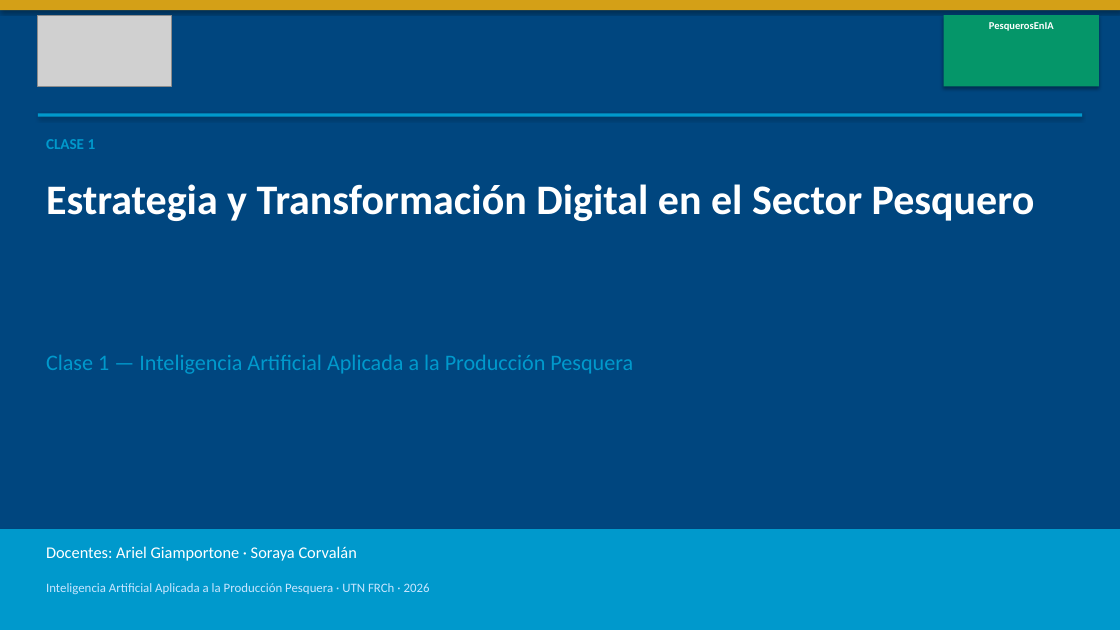
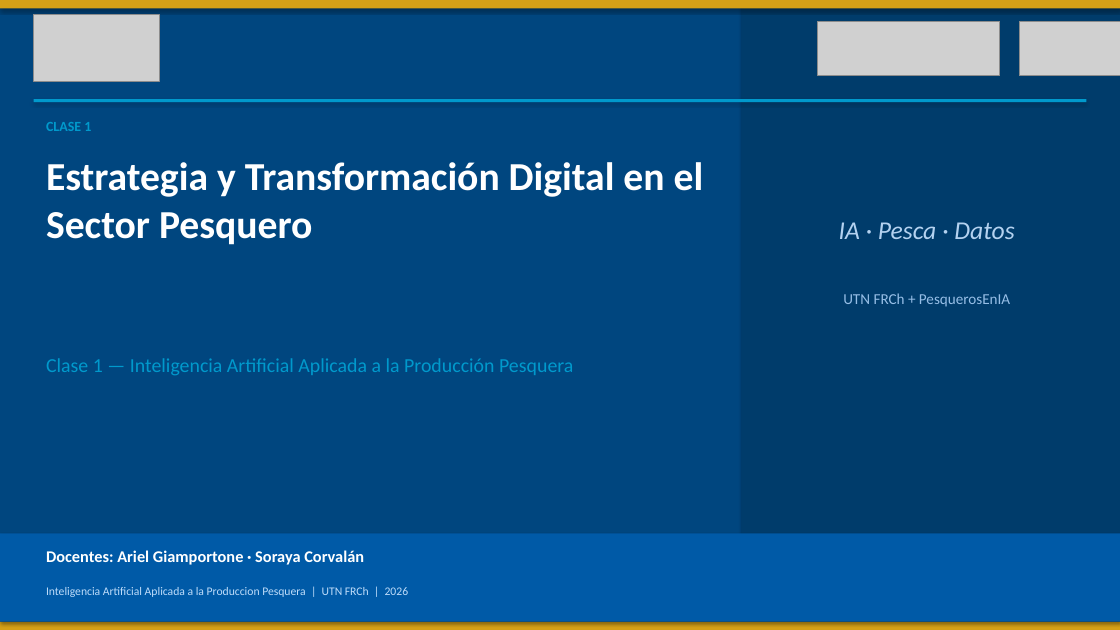
Before and after one commit to PesquerosEnIA/curso-ia-produccion-pesquera, a slide deck: slide 1 of clase_01_estrategia_transformacion/slides/slides_clase01.pptx. Drawn at 1120x630 pixels with LibreOffice and Linux fonts; fonts in the diff are those of the drawing; grey boxes stand for pictures. Boxes give left, top, right and bottom in pixels: in the first picture for what was removed or moved away, otherwise in the second. Text is boxed around its words. In the diff, an @@ line names an element or a change of style, - is before the commit and + after.

```diff
--- a/clase_01_estrategia_transformacion/slides/slides_clase01.pptx
+++ b/clase_01_estrategia_transformacion/slides/slides_clase01.pptx
@@ picture resized from (x1=38, y1=15, x2=171, y2=87) to (x1=34, y1=14, x2=159, y2=82) @@
@@ rectangle added at (x1=742, y1=0, x2=1120, y2=630), fill #003C6B @@
@@ picture added at (x1=818, y1=21, x2=1000, y2=76) @@
@@ rectangle removed at (x1=944, y1=15, x2=1099, y2=87) @@
@@ text removed at (x1=989, y1=22, x2=1054, y2=31) @@
-PesquerosEnIA
@@ picture added at (x1=1019, y1=21, x2=1120, y2=76) @@
@@ rectangle resized from (x1=38, y1=113, x2=1082, y2=117) to (x1=34, y1=99, x2=1086, y2=103) @@
@@ text "CLASE 1" moved from (x1=46, y1=139, x2=96, y2=149) to (x1=46, y1=122, x2=91, y2=131) @@
@@ text "CLASE 1" at (x1=46, y1=122, x2=91, y2=131): size 13 to 12 pt @@
@@ text "Estrategia y Transformación Digital en ..." moved from (x1=46, y1=184, x2=1035, y2=221) to (x1=46, y1=162, x2=704, y2=245) @@
@@ text "Estrategia y Transformación Digital en ..." at (x1=46, y1=162, x2=704, y2=245): size 36 to 34 pt @@
@@ text added at (x1=839, y1=222, x2=1014, y2=239), 22 pt, text #B4D2F0, italic @@
+IA · Pesca · Datos
@@ text added at (x1=843, y1=293, x2=1010, y2=307), 13 pt, text #96BEE6 @@
+UTN FRCh + PesquerosEnIA
@@ text "Clase 1 — Inteligencia Artificial ..." at (x1=46, y1=358, x2=573, y2=375): size 19 to 17 pt @@
@@ rectangle resized from (x1=0, y1=529, x2=1120, y2=630) to (x1=0, y1=534, x2=1120, y2=622) @@
@@ rectangle at (x1=0, y1=534, x2=1120, y2=622): fill #0099CC to #005AA7 @@
@@ text "Docentes: Ariel Giamportone · Soraya ..." at (x1=46, y1=550, x2=364, y2=565): bold on @@
@@ text at (x1=46, y1=587, x2=409, y2=597): text changed; size 11 to 10 pt; text colour #C8E6FF to #BEDCFA @@
-Inteligencia Artificial Aplicada a la Producción Pesquera · UTN FRCh · 2026
+Inteligencia Artificial Aplicada a la Produccion Pesquera | UTN FRCh | 2026
@@ rectangle added at (x1=0, y1=622, x2=1120, y2=630), fill #D4A017 @@
```
Also in this commit, not shown: 21 other slides changed, 8 other files.
